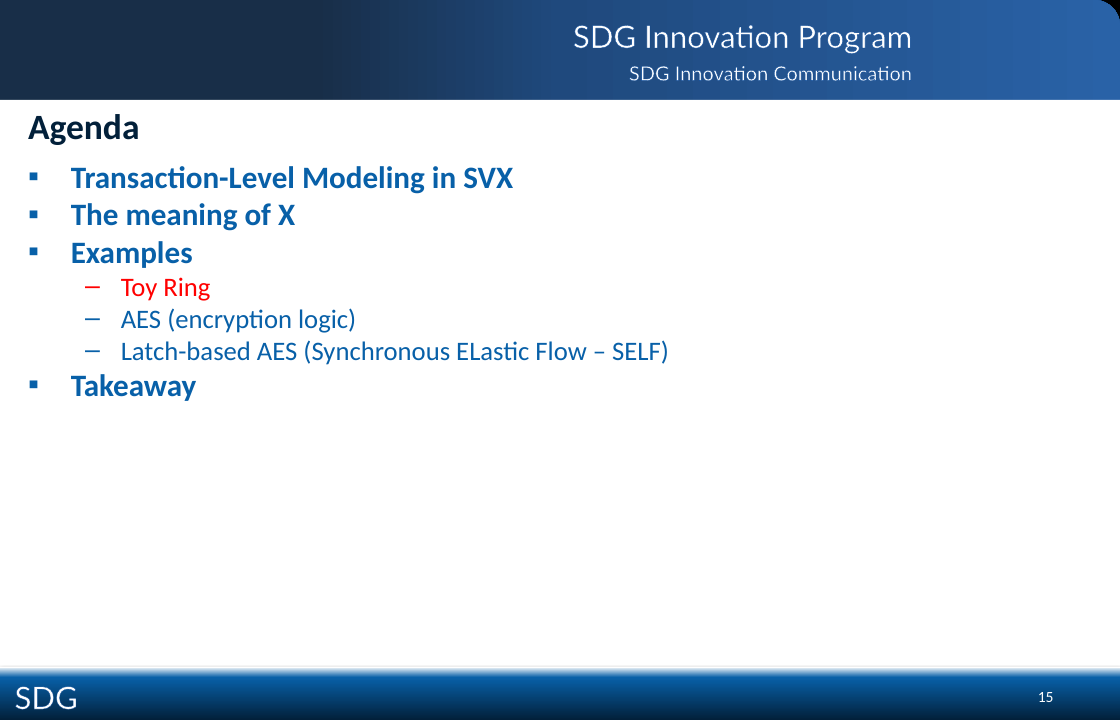
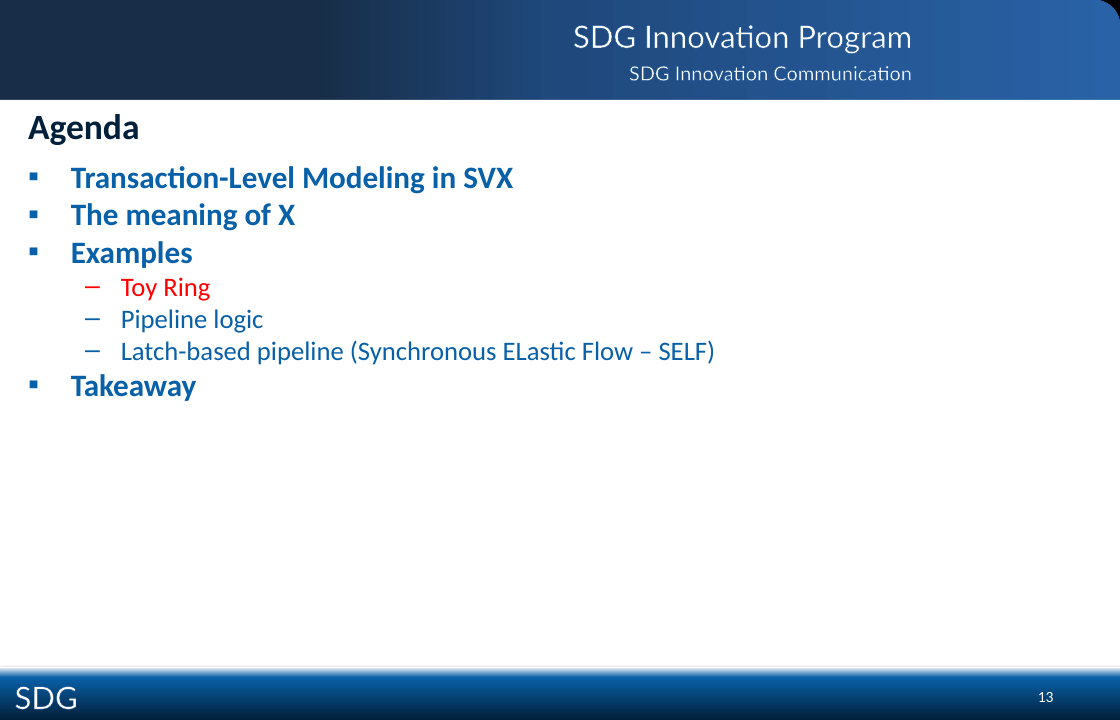
Before and after one commit to SystemVerilogX/SVX, a slide deck: slide 13 of SVX Docs/SVX Public Docs/SVX Data Flow.pptx (slide 15 before the commit). Drawn at 1120x720 pixels with LibreOffice and Linux fonts; fonts in the diff are those of the drawing; background and template pictures are left out. Boxes give left, top, right and bottom in pixels: in the first picture for what was removed or moved away, otherwise in the second. Text is boxed around its words. In the diff, an @@ line names an element or a change of style, - is before the commit and + after.

```diff
--- a/SVX Docs/SVX Public Docs/SVX Data Flow.pptx
+++ b/SVX Docs/SVX Public Docs/SVX Data Flow.pptx
@@ text at (121,309,716,365): text changed @@
-  – AES (encryption logic)
-  – Latch-based AES (Synchronous ELastic Flow – SELF)
+  – Pipeline logic
+  – Latch-based pipeline (Synchronous ELastic Flow – SELF)
@@ page number at (1038,692,1054,702): text changed @@
-15
+13
```
Also in this commit, not shown: 12 other slides changed, 1 slide added, 3 slides removed.
